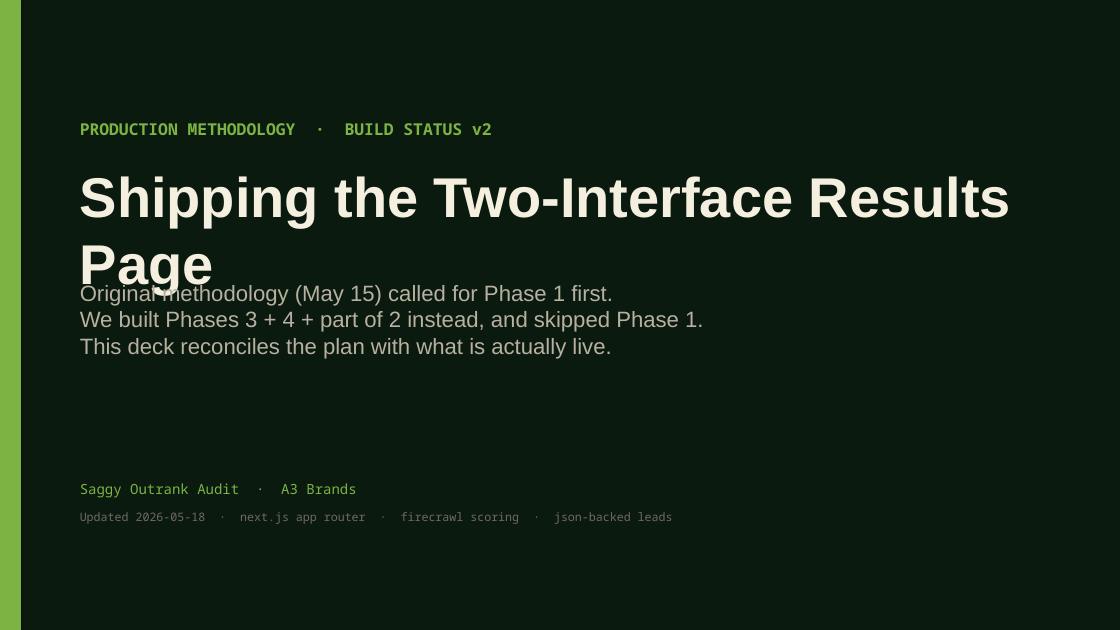
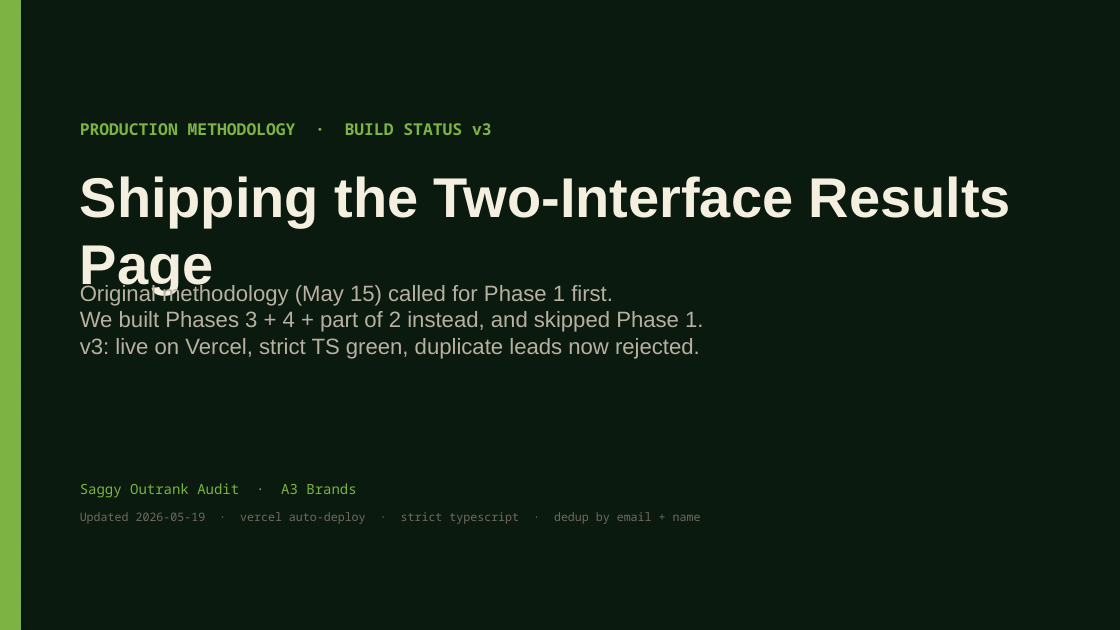
Before and after one commit to jhonrhyanaabunda-dot/a3brands_analyzer, a slide deck: slide 1 of Saggy_Two_Interface_Methodology.pptx. Drawn at 1120x630 pixels with LibreOffice and Linux fonts; fonts in the diff are those of the drawing. Boxes give left, top, right and bottom in pixels: in the first picture for what was removed or moved away, otherwise in the second. Text is boxed around its words. In the diff, an @@ line names an element or a change of style, - is before the commit and + after.

```diff
--- a/Saggy_Two_Interface_Methodology.pptx
+++ b/Saggy_Two_Interface_Methodology.pptx
@@ text at [80, 123, 492, 135]: text changed @@
-PRODUCTION METHODOLOGY · BUILD STATUS v2
+PRODUCTION METHODOLOGY · BUILD STATUS v3
@@ text at [80, 283, 703, 359]: text changed @@
-Original methodology (May 15) called for Phase 1 first.
-We built Phases 3 + 4 + part of 2 instead, and skipped Phase 1.
-This deck reconciles the plan with what is actually live.
+Original methodology (May 15) called for Phase 1 first.
+We built Phases 3 + 4 + part of 2 instead, and skipped Phase 1.
+v3: live on Vercel, strict TS green, duplicate leads now rejected.
@@ text at [80, 512, 701, 524]: text changed @@
-Updated 2026-05-18 · next.js app router · firecrawl scoring · json-backed leads
+Updated 2026-05-19 · vercel auto-deploy · strict typescript · dedup by email + name
```
Also in this commit, not shown: 2 other slides changed, 10 other files.
